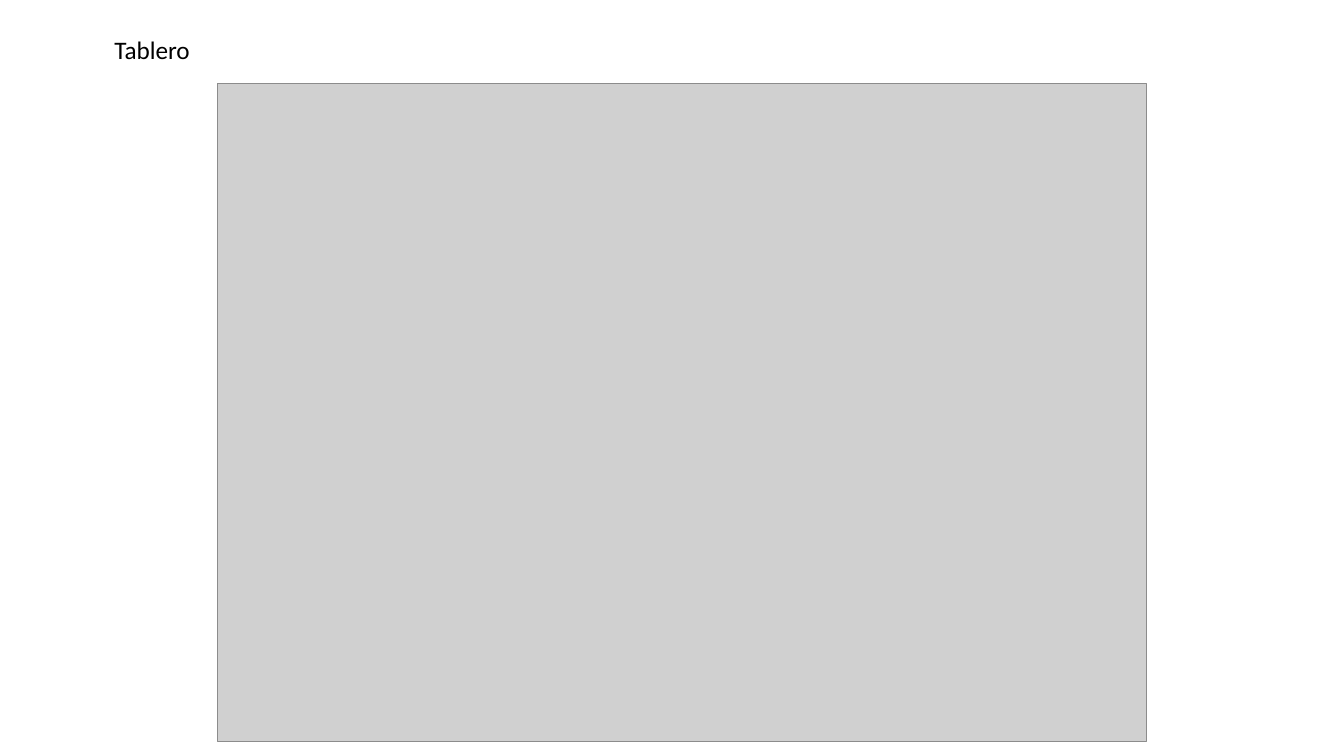
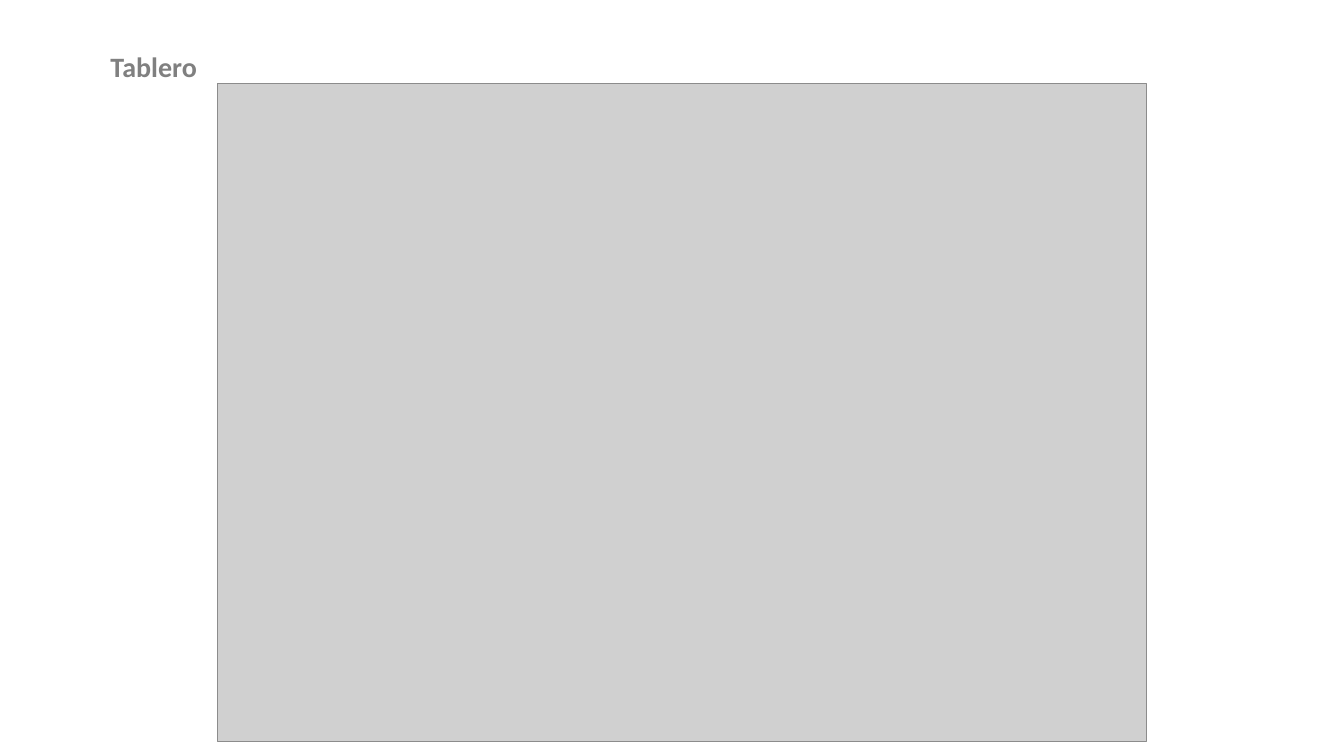
Before and after one commit to mPuchadesdo/Team-Challenge---Team-Victory, a slide deck: slide 3 of Documentacion/JBC/HUNDIR LA FLOTA - ANÁLIISIS.pptx. Drawn at 1344x756 pixels with LibreOffice and Linux fonts; fonts in the diff are those of the drawing; grey boxes stand for pictures. Boxes give left, top, right and bottom in pixels: in the first picture for what was removed or moved away, otherwise in the second. Text is boxed around its words. In the diff, an @@ line names an element or a change of style, - is before the commit and + after.

```diff
--- a/Documentacion/JBC/HUNDIR LA FLOTA - ANÁLIISIS.pptx
+++ b/Documentacion/JBC/HUNDIR LA FLOTA - ANÁLIISIS.pptx
@@ text "Tablero": place and size @@
-text "Tablero" at (114, 41, 190, 59)
+text "Tablero" at (110, 57, 196, 77)
@@ text "Tablero" at (110, 57, 196, 77): size 18 to 20 pt, text colour #000000 to #808080, bold on @@
```
Also in this commit, not shown: 6 other slides changed, 1 other file.
